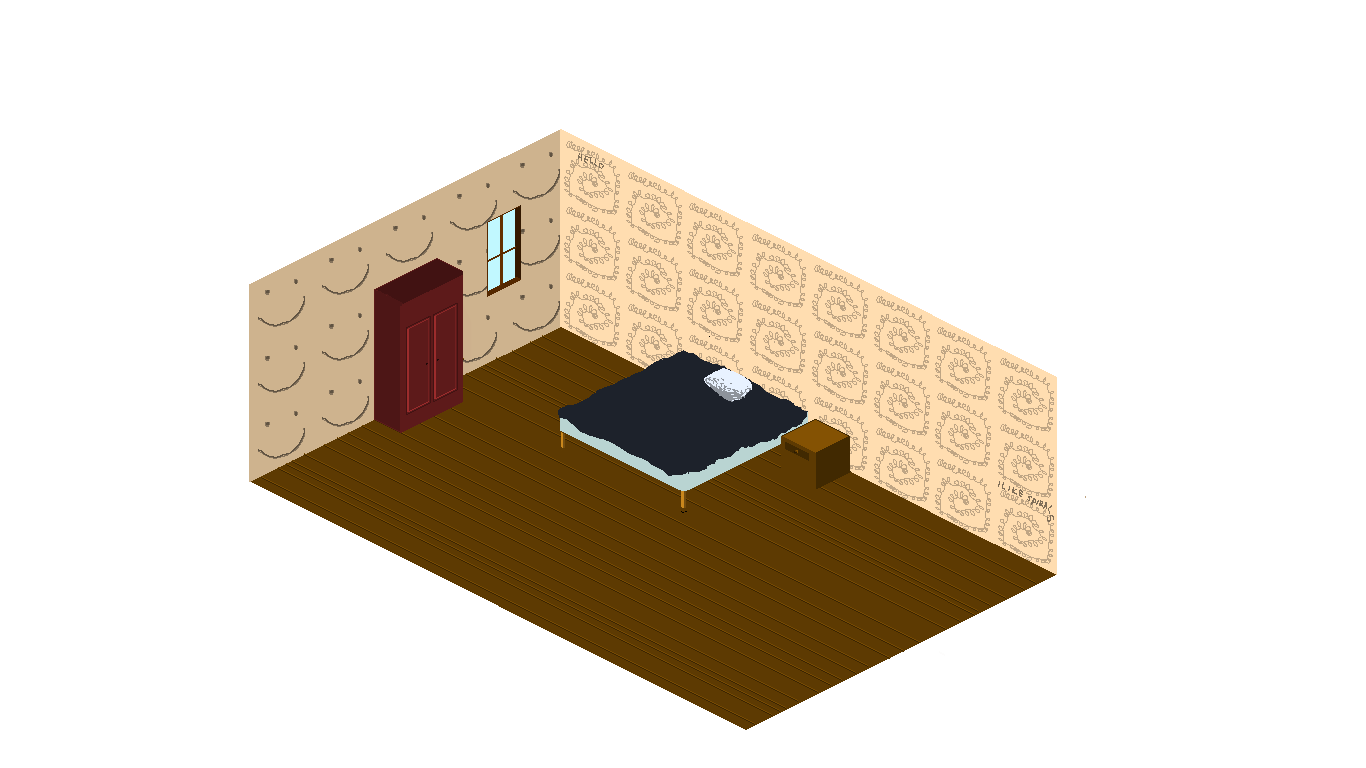
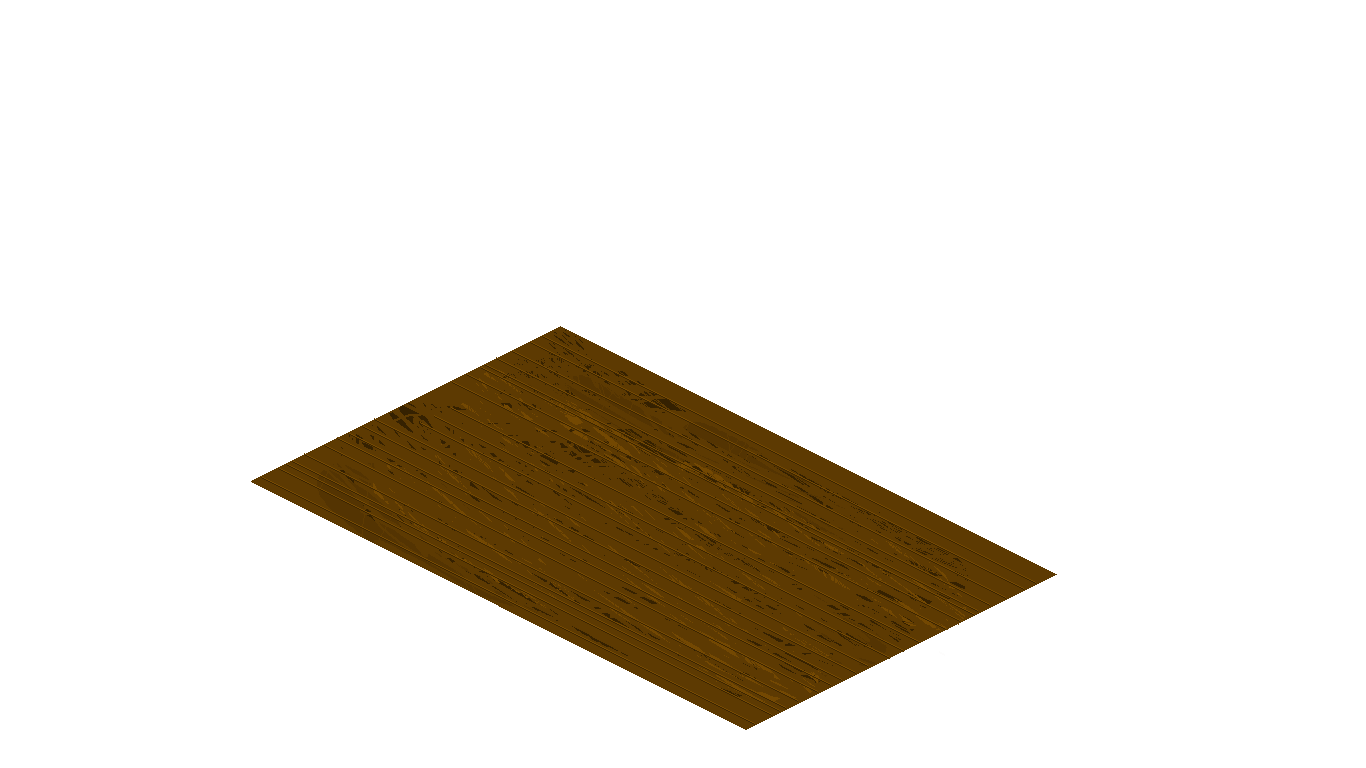
Revision of a layered 1366x768 image; what changed, layer by layer:
hid "Nattduksbord", painted on it over [401, 302, 851, 489]
hid "Kudde" over [704, 368, 752, 402]
hid "Fönsterkarm" over [487, 205, 521, 297]
hid "Fönster" over [487, 208, 521, 297]
hid "Säng" over [558, 336, 809, 513]
hid "Garderob", painted on it over [374, 258, 472, 433]
painted on "Golbrädor" over [428, 340, 477, 366]
added layer "Lager 62" in group "Grupp 2" over [317, 330, 966, 702]
added layer "Lager 61" in group "Grupp 2" over [340, 352, 968, 697]
hid "Lager 27" over [249, 129, 561, 482]
hid "Lager 20" over [560, 129, 1086, 575]
